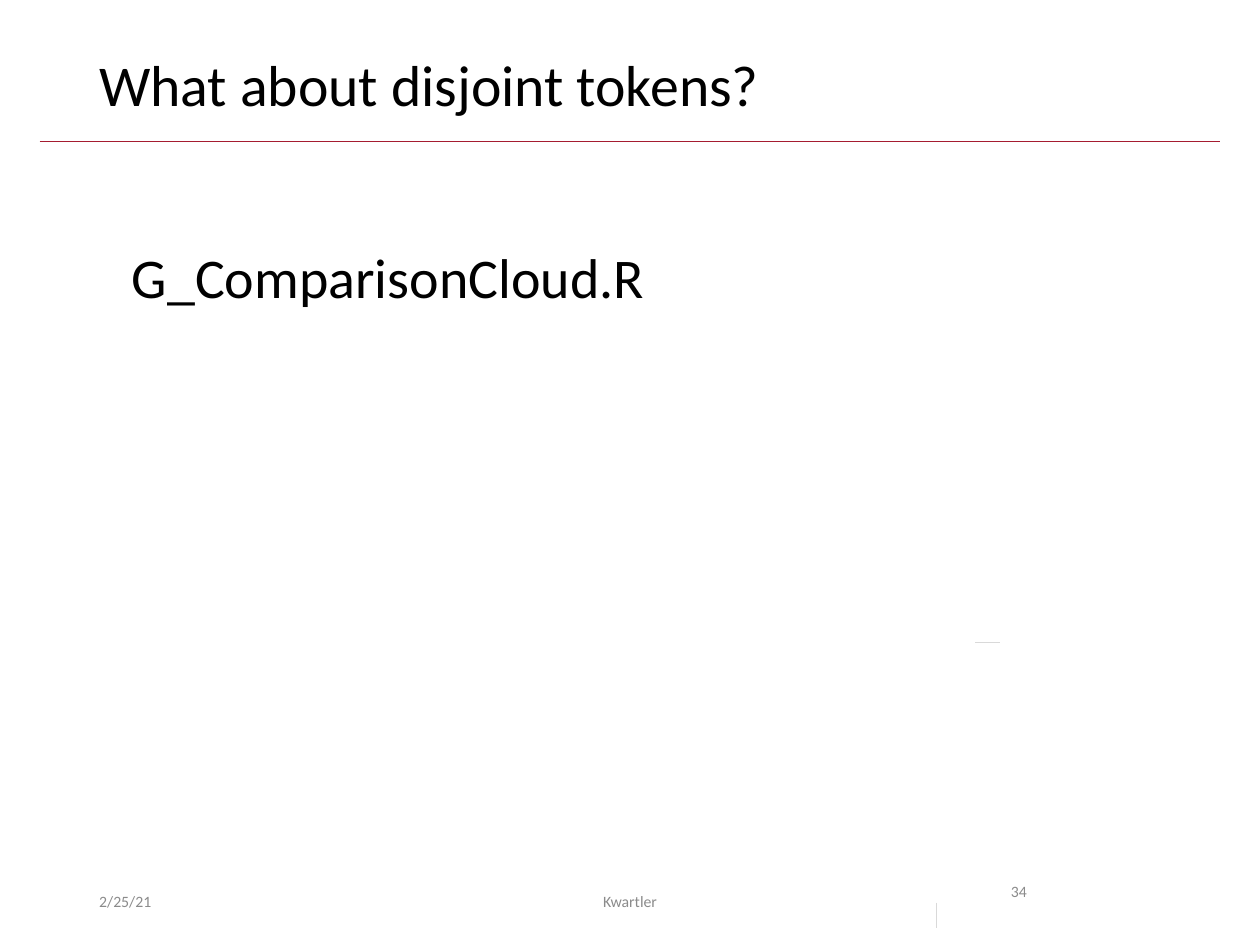
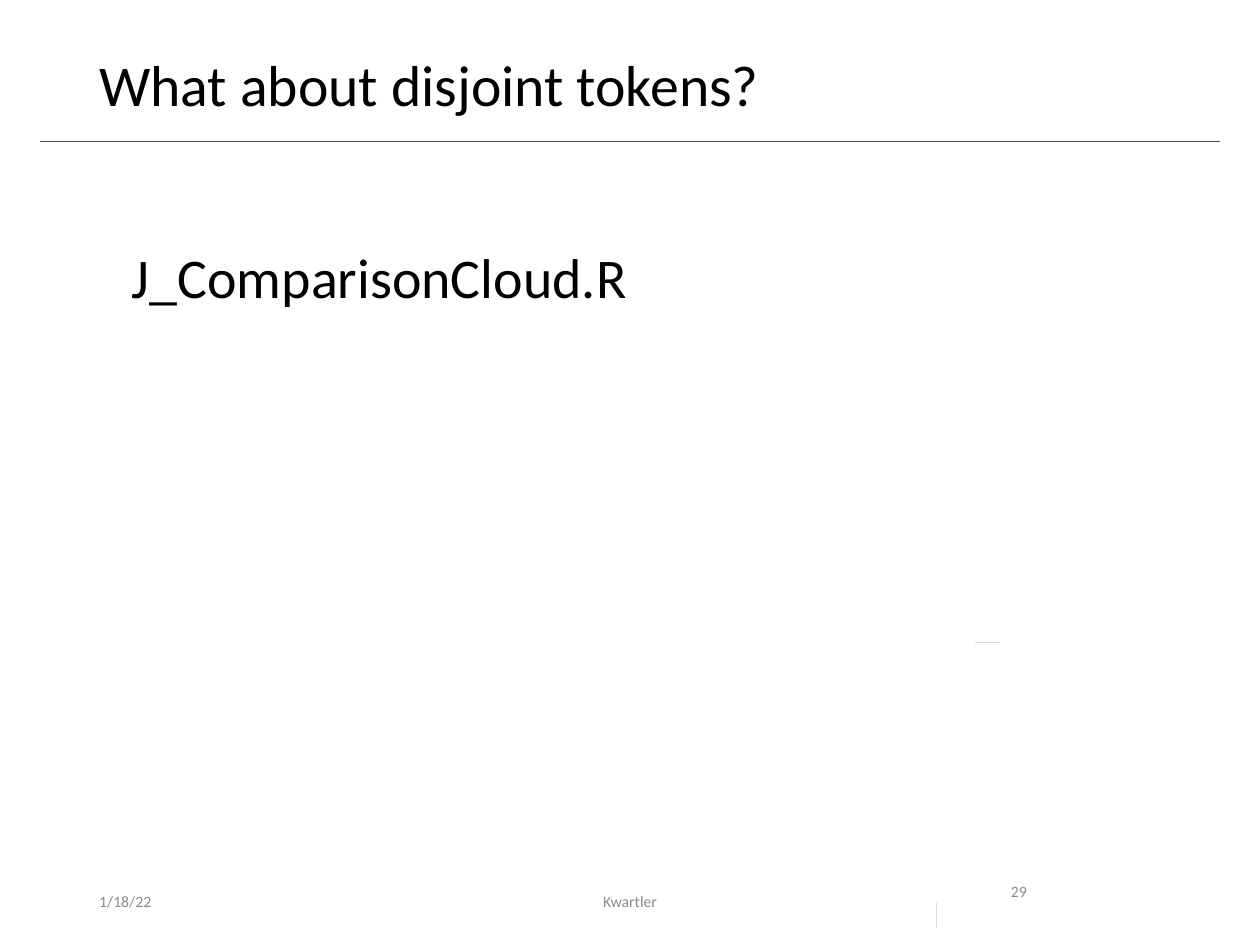
Before and after one commit to kwartler/Hult_NLP_student_intensive, a slide deck: slide 29 of lessons/class2/Class2E_wordclouds.pptx (slide 34 before the commit). Drawn at 1260x945 pixels with LibreOffice and Linux fonts; fonts in the diff are those of the drawing. Boxes give left, top, right and bottom in pixels: in the first picture for what was removed or moved away, otherwise in the second. Text is boxed around its words. In the diff, an @@ line names an element or a change of style, - is before the commit and + after.

```diff
--- a/lessons/class2/Class2E_wordclouds.pptx
+++ b/lessons/class2/Class2E_wordclouds.pptx
@@ text at (132, 259, 627, 307): text changed @@
-G_ComparisonCloud.R
+J_ComparisonCloud.R
@@ text at (99, 896, 151, 908): text changed @@
-2/25/21
+1/18/22
@@ page number at (1011, 887, 1027, 897): text changed @@
-34
+29
```
Also in this commit, not shown: 26 other slides changed, 2 slides added, 7 slides removed, 8 other files.
